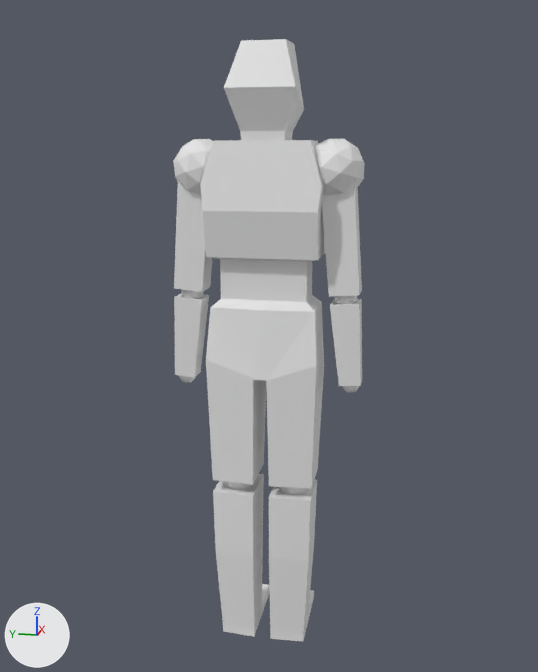
What one commit did to the Blender file Assets/Blender/person.blend.
Camera for both pictures: a 50 mm camera at (-2.46, -0.5, 0.75) aimed at (0.05, 0.0, 0.12). Lighting does not change. The marker at lower left points along +X, +Y and +Z.

Objects in the first picture: 'Biceps', 'Calves', 'Forearms', 'Neck', 'Shoulders', 'Torso/hips', 'Wrists'.
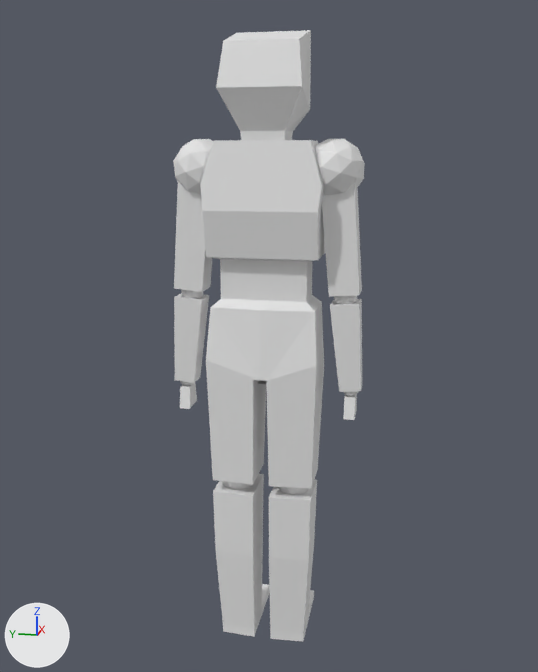
Boxes [x1, y1, x2, y2] around the edits, measured in the pictures (538 x 672 px; the box of a moved part takes in the faces that stretch with it):
'Neck', reshaped (19% wider, 9% taller): before [224, 39, 304, 140]; after [216, 30, 311, 140]
'Forearms', reshaped (6% taller): before [174, 293, 362, 386]; after [174, 293, 362, 392]
'Cube', added: after [180, 383, 357, 420]
'Wrists', moved: before [179, 376, 359, 393]; after [180, 381, 358, 396]
part 1 of me_cube_003, moved or reshaped: before [175, 330, 362, 386]; after [174, 330, 362, 392]
part 2 of me_cube_007, moved or reshaped: before [224, 39, 304, 132]; after [216, 30, 311, 132]

The change, as a diff of the scene's bpy script:
```diff
--- a/Assets/Blender/person.blend.py
+++ b/Assets/Blender/person.blend.py
@@ me_cube_003 @@
 me_cube_003.from_pydata(...)  # 8 vertices, 6 faces; spans x -2.6..2.6, y -5.9..4.0, z -6.1..9.7
 # used by ob_forearms; parent = ob_elbow; location = (0.0077, 0.424, 0.224); scale = (0.0187, 0.0187, 0.0187)
 # before: 0 (-2.0, 0.3, -6.1) at pixel (194, 377), 2 (-2.0, 4.0, -4.7) at pixel (174, 374), 4 (2.0, 0.3, -6.1) at pixel (200, 371), 6 (2.0, 4.0, -4.7)
+# me_cube_003 part 1
+for i in [0, 2, 4, 6]: me_cube_003.vertices[i].co += Vector((0.0, 0.4, -1.0))
@@ me_cube_007 @@
 me_cube_007.from_pydata(...)  # 16 vertices, 14 faces; spans x -1.89..1.69, y -1.78..1.78, z -1.0..5.06
 # used by ob_neck; location = (0.0, 0.0, 0.771); scale = (0.0629, 0.0629, 0.0629)
-me_cube_007.vertices[8].co = (-1.89, -1.78, 2.72)  # pixel (295, 86)
-me_cube_007.vertices[9].co = (-1.89, 1.78, 2.72)  # pixel (223, 87)
-me_cube_007.vertices[10].co = (1.69, 1.67, 1.87)
-me_cube_007.vertices[11].co = (1.69, -1.67, 1.87)  # pixel (304, 109)
-me_cube_007.vertices[12].co = (-0.86, -1.12, 5.01)  # pixel (285, 39)
-me_cube_007.vertices[13].co = (-0.86, 1.12, 5.01)  # pixel (241, 40)
-me_cube_007.vertices[14].co = (1.12, 1.21, 5.06)
-me_cube_007.vertices[15].co = (1.12, -1.21, 5.06)  # pixel (294, 44)
+# me_cube_007 part 2
+me_cube_007.vertices[8].co = (-2.04, -2.12, 2.72)  # pixel (301, 86)
+me_cube_007.vertices[9].co = (-2.04, 2.12, 2.72)  # pixel (216, 87)
+me_cube_007.vertices[10].co = (1.69, 2.0, 1.87)
+me_cube_007.vertices[11].co = (1.69, -2.0, 1.87)  # pixel (310, 109)
+me_cube_007.vertices[12].co = (-1.43, -1.88, 4.94)  # pixel (299, 38)
+me_cube_007.vertices[13].co = (-1.43, 1.88, 4.94)  # pixel (223, 41)
+me_cube_007.vertices[14].co = (1.69, 1.98, 5.76)  # pixel (236, 32)
+me_cube_007.vertices[15].co = (1.69, -1.98, 5.76)  # pixel (310, 30)
@@ me_cube_006 @@
+me_cube_006.from_pydata([(-0.639, 0.078, -0.082), (-0.422, 0.078, 1.0), (-0.639, 0.603, -0.082), (-0.422, 0.603, 1.0), (0.704, 0.078, -0.082), (0.487, 0.078, 1.0), (0.704, 0.603, -0.082), (0.487, 0.603, 1.0)], [], [(0, 1, 3, 2), (2, 3, 7, 6), (6, 7, 5, 4), (4, 5, 1, 0), (2, 6, 4, 0), (7, 3, 1, 5)])
@@ ob_wrists @@
 ob_wrists.matrix_parent_inverse = Matrix(((53.44, 0.0, 0.0, -0.412), (0.0, 18.88, 49.99, -51.71), (0.0, -49.99, 18.88, 28.1), (0.0, 0.0, 0.0, 1.0)))
-ob_wrists.location = (0.0077, 0.946, 0.722)
+ob_wrists.location = (0.0077, 0.964, 0.722)
 ob_wrists.scale = (0.0149, 0.0149, 0.0149)
@@ ob_cube @@
+ob_cube = bpy.data.objects.new('Cube', me_cube_006)
+ob_cube.location = (0.006, 0.269, -0.134)
+ob_cube.scale = (0.0699, 0.0699, 0.0699)
+_m = ob_cube.modifiers.new('Mirror', 'MIRROR')
+_m.use_axis = (False, True, False)
+_m.mirror_object = ob_mirror_origin
```
